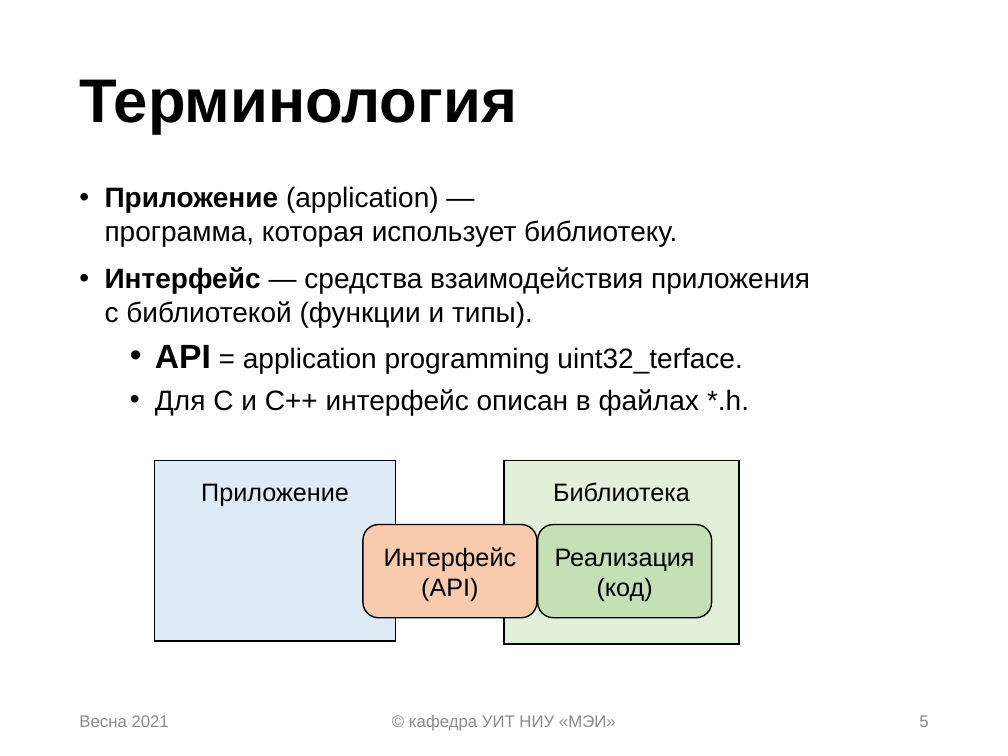
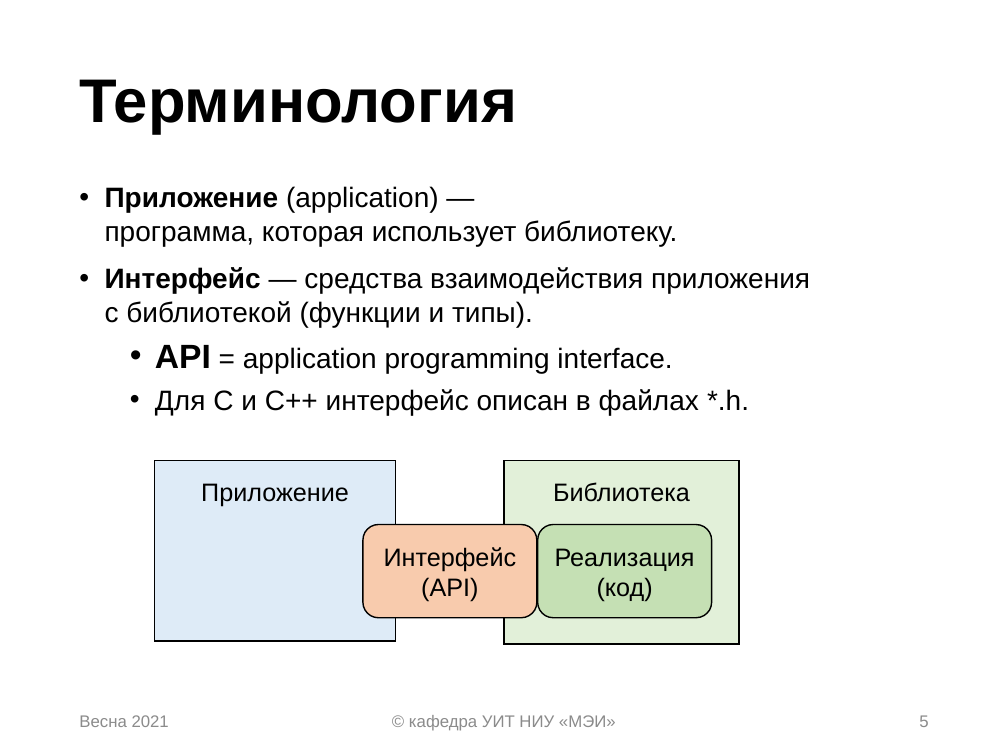
Before and after one commit to uii-mpei/cs-libs-lecture, a slide deck: slide 5 of lecture07_library.pptx. Drawn at 1008x756 pixels with LibreOffice and Linux fonts; fonts in the diff are those of the drawing. Boxes give left, top, right and bottom in pixels: in the first picture for what was removed or moved away, otherwise in the second. Text is boxed around its words. In the diff, an @@ line names an element or a change of style, - is before the commit and + after.

```diff
--- a/lecture07_library.pptx
+++ b/lecture07_library.pptx
@@ text at box(155, 345, 672, 373): text changed @@
-  • API = application programming uint32_terface.
+  • API = application programming interface.
```
Also in this commit, not shown: 8 other slides changed.
